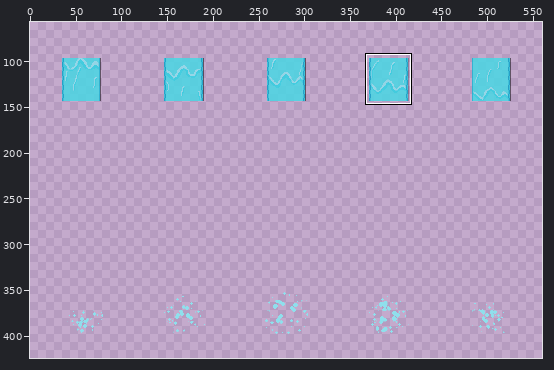
Sprite sheet: assets/textures/waterfall.png. The picture above shows the old version from afar; the outline marks the close-up.
Close-up. Earlier state:
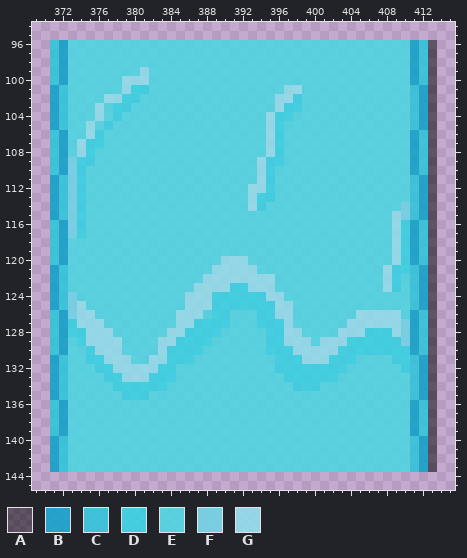
The file is 240x96 pixels. Colours within 5 levels of each other are drawn and written as one. Shown: x 369..415, y 94..145. The old version is drawn lined up with the new one. The wide view leaves out empty margins. The commit also changed other parts of the picture, which this record leaves out.
Palette (. is transparent): A #00000082  B #0fa2cadd  C #2dc6dbdd  D #32d2e3dd  E #4bd7e3dd  F #6fd4e6dd  G #8fdeebdd
Pixels before (only the part around the change), first column x 394:
 94 ......................
 95 ......................
 96 EEEEEEEEEEEEEEEEEBCA..
 97 EEEEEEEEEEEEEEEEEBCA..
 98 EEEEEEEEEEEEEEEEEBCA..
 99 EEEEEEEEEEEEEEEEEBCA..
100 EEEEEEEEEEEEEEEEEBCA..
101 EEEGGEEEEEEEEEEEECBA..
102 EEGGDEEEEEEEEEEEECBA..
103 EEGDDEEEEEEEEEEEECBA..
104 EGDDEEEEEEEEEEEEECBA..
105 EGDEEEEEEEEEEEEEECBA..
106 EGDEEEEEEEEEEEEEEBCA..
107 EGDEEEEEEEEEEEEEEBCA..
108 EGDEEEEEEEEEEEEEEBCA..
109 GDDEEEEEEEEEEEEEEBCA..
110 GDEEEEEEEEEEEEEEEBCA..
111 GDEEEEEEEEEEEEEEECBA..
112 GDEEEEEEEEEEEEEEECBA..
113 DDEEEEEEEEEEEEEEECBA..
114 DEEEEEEEEEEEEEEEFCBA..
115 EEEEEEEEEEEEEEEGFCBA..
116 EEEEEEEEEEEEEEEGDBCA..
117 EEEEEEEEEEEEEEEGDBCA..
118 EEEEEEEEEEEEEEEGDBCA..
119 EEEEEEEEEEEEEEEGDBCA..
120 EEEEEEEEEEEEEEEGDBCA..
121 EEEEEEEEEEEEEEGDDCBA..
122 GGEEEEEEEEEEEEGDECBA..
123 GGEEEEEEEEEEEEGDECBA..
124 DGGEEEEEEEEEEEEEECBA..
125 DDGGEEEEEEEEEEEEECBA..
126 DDGGEEEEEEEGGGGGEBCA..
127 DDDGEEEEEEGGGGGGFBCA..
128 EDDGGEEEEGGGDDDGFBCA..
129 EDDGGGEGGGDDDDDDFBCA..
130 EDDDGGGGGDDDDDDDDBCA..
131 EEDDDGGGDDDEEEEDDCBA..
132 EEDDDDDDDDEEEEEEDCBA..
133 EEEDDDDDDEEEEEEEECBA..
134 EEEEDDDEEEEEEEEEECBA..
135 EEEEEEEEEEEEEEEEECBA..
136 EEEEEEEEEEEEEEEEEBCA..
137 EEEEEEEEEEEEEEEEEBCA..
138 EEEEEEEEEEEEEEEEEBCA..
139 EEEEEEEEEEEEEEEEEBCA..
140 EEEEEEEEEEEEEEEEECBA..
141 EEEEEEEEEEEEEEEEECBA..
142 EEEEEEEEEEEEEEEEECBA..
143 EEEEEEEEEEEEEEEEECBA..
144 ......................
145 ......................
The same view after the edit:
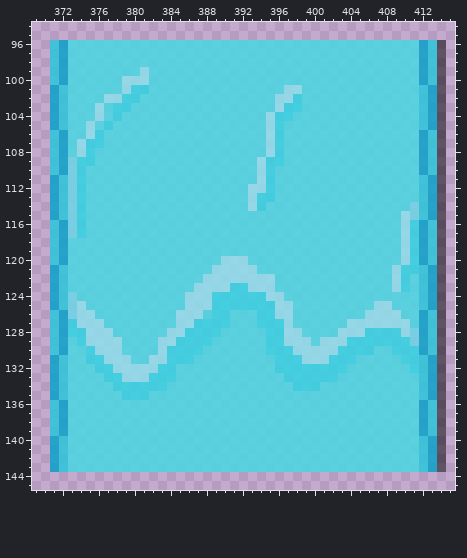
The exact change:
canvas 240x96 -> 560x480; drawings rearranged on the sheet (the old picture shows each at its new place)
Changed rows in their new state; - is an unchanged pixel.
first column x 405:
 96 ------EBCA
 97 ------EBCA
 98 ------EBCA
 99 ------EBCA
100 ------EBCA
101 ------ECBA
102 ------ECBA
103 ------ECBA
104 ------ECBA
105 ------ECBA
106 ------EBCA
107 ------EBCA
108 ------EBCA
109 ------EBCA
110 ------EBCA
111 ------ECBA
112 ------ECBA
113 ------ECBA
114 -----EFCBA
115 ----EGFCBA
116 ----EGDBCA
117 ----EGDBCA
118 ----EGDBCA
119 ----EGDBCA
120 ----EGDBCA
121 ---EG-DCBA
122 ---EGDECBA
123 ---EGDECBA
124 ------ECBA
125 --GG--ECBA
126 E-----EBCA
127 -----GEBCA
128 ----DGFBCA
129 -----DFBCA
130 --EE--DBCA
131 ----E-DCBA
132 -----EDCBA
133 ------ECBA
134 ------ECBA
135 ------ECBA
136 ------EBCA
137 ------EBCA
138 ------EBCA
139 ------EBCA
140 ------ECBA
141 ------ECBA
142 ------ECBA
143 ------ECBA
